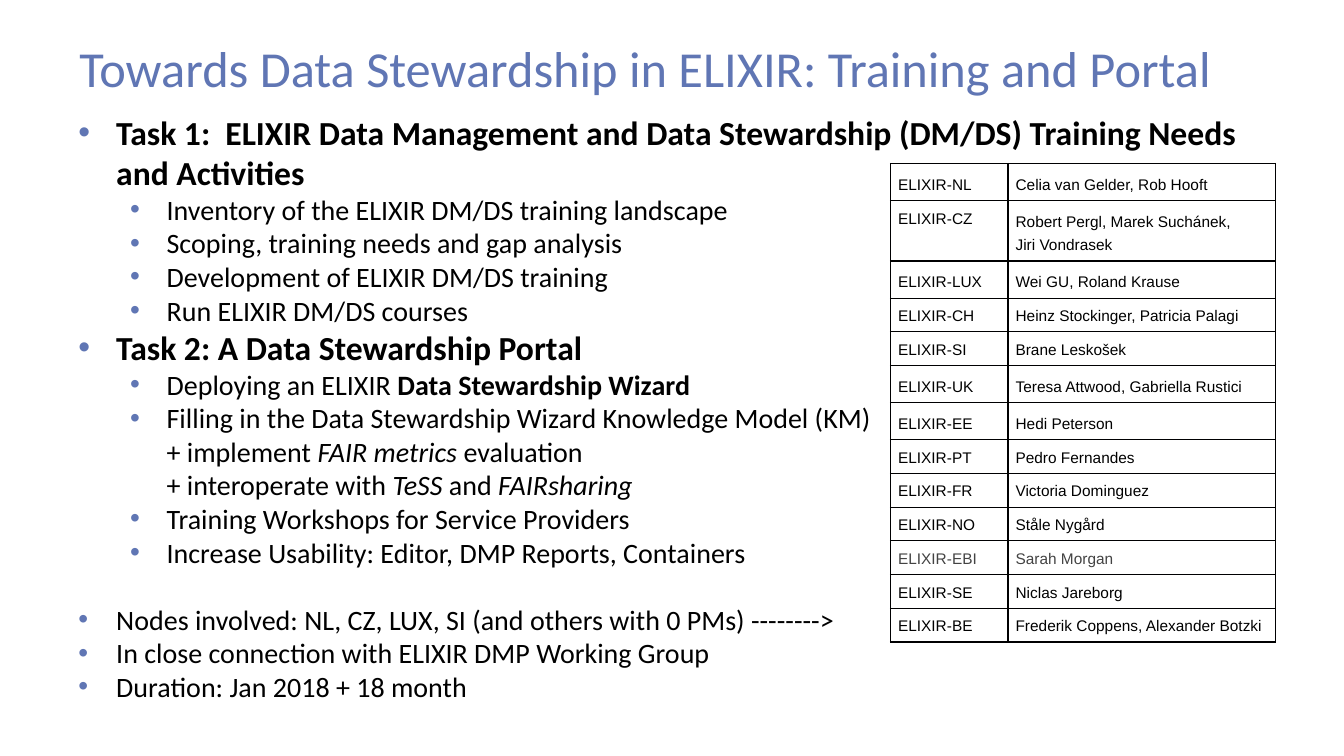
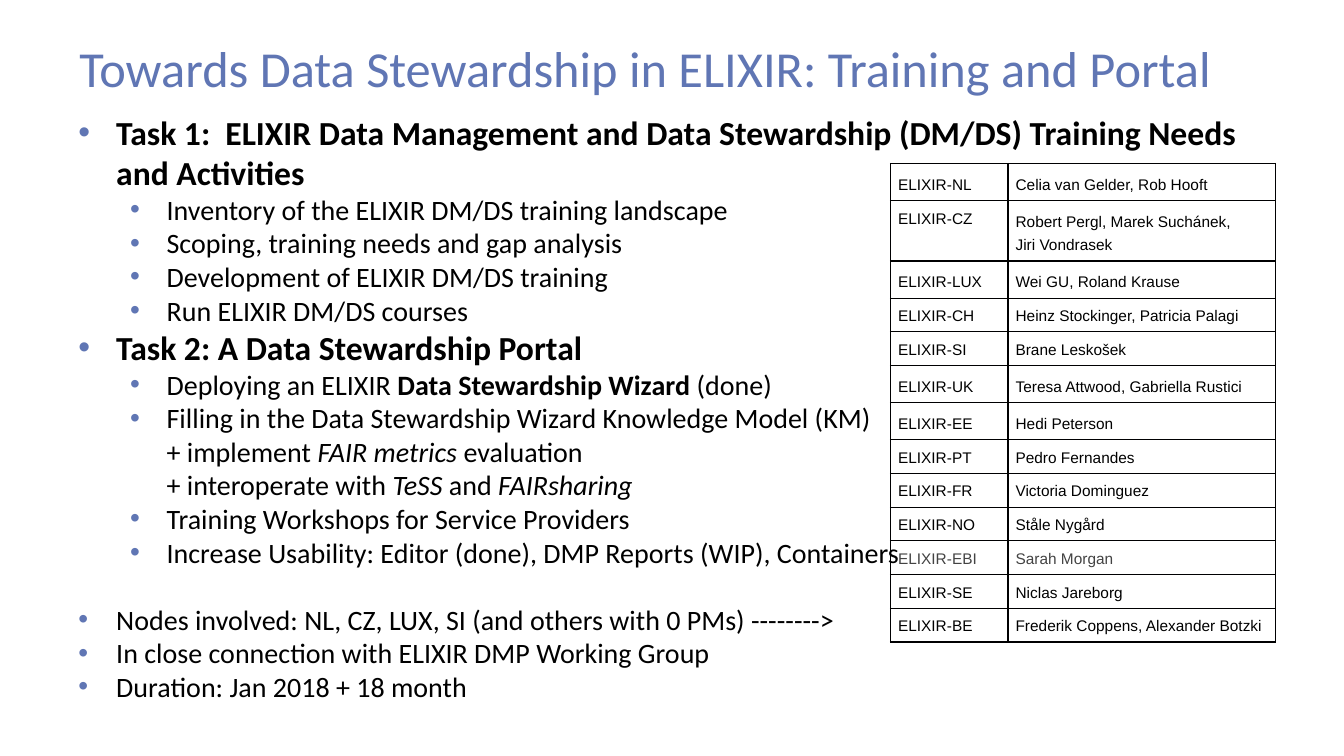
Before and after one commit to ds-wizard/ds-wizard, a slide deck: slide 3 of wiki-resources/DSW_AllHands18_FlashTalk.pptx. Drawn at 1344x756 pixels with LibreOffice and Linux fonts; fonts in the diff are those of the drawing; background and template pictures are left out. Boxes give left, top, right and bottom in pixels: in the first picture for what was removed or moved away, otherwise in the second. Text is boxed around its words. In the diff, an @@ line names an element or a change of style, - is before the commit and + after.

```diff
--- a/wiki-resources/DSW_AllHands18_FlashTalk.pptx
+++ b/wiki-resources/DSW_AllHands18_FlashTalk.pptx
@@ text at (167,374,772,400): text changed; bold off @@
-  • Deploying an ELIXIR Data Stewardship Wizard
+  • Deploying an ELIXIR Data Stewardship Wizard (done)
@@ text at (167,539,899,569): text changed @@
-  • Increase Usability: Editor, DMP Reports, Containers
+  • Increase Usability: Editor (done), DMP Reports (WIP), Containers
```
Also in this commit, not shown: 1 other slide changed, 1 other file.
